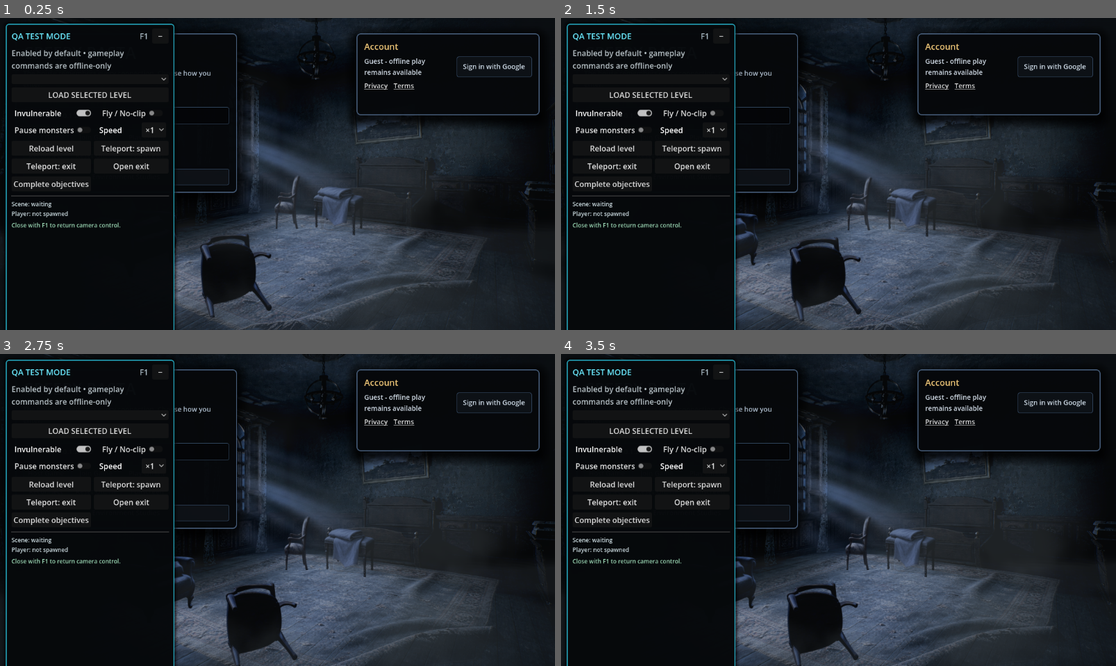
Above: before the commit, frames 1-4 (two rows, left to right).
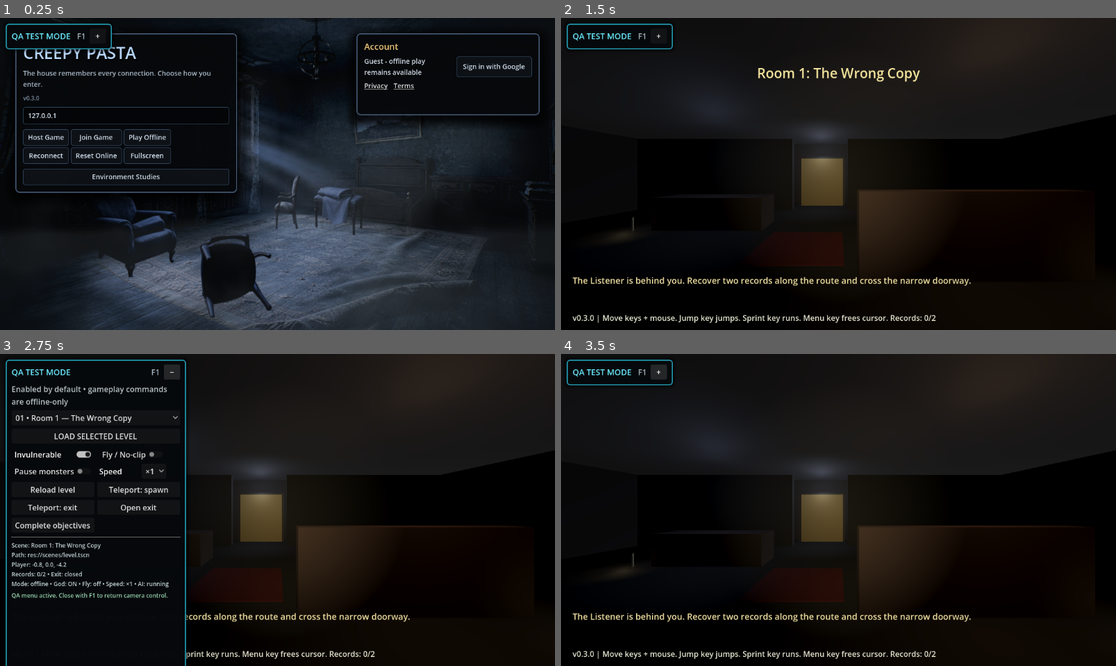
Above: after the commit, the same moments.

Repository: hlibsamko/creepy_pasta
Game: Godot game, scene res://scenes/main.tscn
Same seed, same stepped clock (60 frames per second), same inputs: the game is played once before the commit and once after it.
Inputs (mouse positions are in pixels of both pictures, inside the frame that each line leads up to):
- Up to frame 1 (0.25 s): no input
- Up to frame 2 (1.5 s): click "Play Offline" at 0.5 s; click (710, 136) at 1.25 s, where only the run before the commit has a clickable "Play Offline"
- Up to frame 3 (2.75 s): click "−" (after the commit: "+") at 2 s
- Up to frame 4 (3.5 s): click "−" at 2.75 s

The runs differ from the first frame. In frame 1, 9.0% of the frame differs, in the area x 1-32%, y 1-100%; in frame 2, 44%; in frame 3, 45%; in frame 4, 45%, in the area x 0-100%, y 0-100%.
Error before the commit: Parse Error: Cannot infer the type of "instance_id" variable because the value doesn't have a set type. (res://scripts/main.gd:3397)

Commit message:
Fix_QA_menu_startup_and_input

Diff:
--- a/scenes/game_ui.tscn
+++ b/scenes/game_ui.tscn
@@ -36,8 +36,6 @@
 [node name="GameUi" type="CanvasLayer"]
 script = ExtResource("1_ui")
 
-[node name="QaTestMenu" parent="." instance=ExtResource("5_qa_test_menu")]
-
 [node name="Menu" type="Control" parent="."]
 layout_mode = 3
 anchors_preset = 15
@@ -623,3 +621,5 @@
 horizontal_alignment = 2
 
 [node name="AccountPanel" parent="Menu" instance=ExtResource("3_account_panel")]
+
+[node name="QaTestMenu" parent="." instance=ExtResource("5_qa_test_menu")]
--- a/scripts/main.gd
+++ b/scripts/main.gd
@@ -3394,7 +3394,7 @@
 	if not level:
 		return
 	for monster in _get_level_monsters():
-		var instance_id := monster.get_instance_id()
+		var instance_id: int = int(monster.get_instance_id())
 		if qa_monsters_paused:
 			if not qa_monster_process_modes.has(instance_id):
 				qa_monster_process_modes[instance_id] = monster.process_mode
--- a/scripts/qa_test_menu.gd
+++ b/scripts/qa_test_menu.gd
@@ -13,7 +13,7 @@
 signal open_exit_requested
 signal complete_objectives_requested
 
-var expanded := true
+var expanded := false
 var level_select: OptionButton
 var body: VBoxContainer
 var collapse_button: Button
Not shown, changed: test-workflow.md
